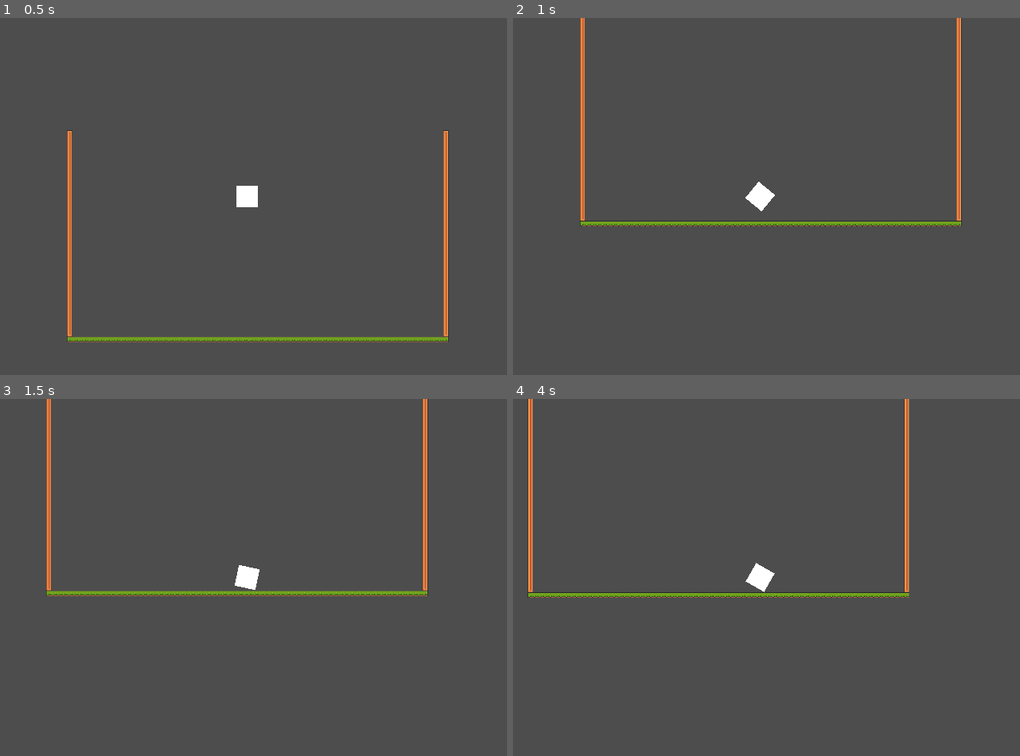
Above: before the commit, frames 1-4 (two rows, left to right).
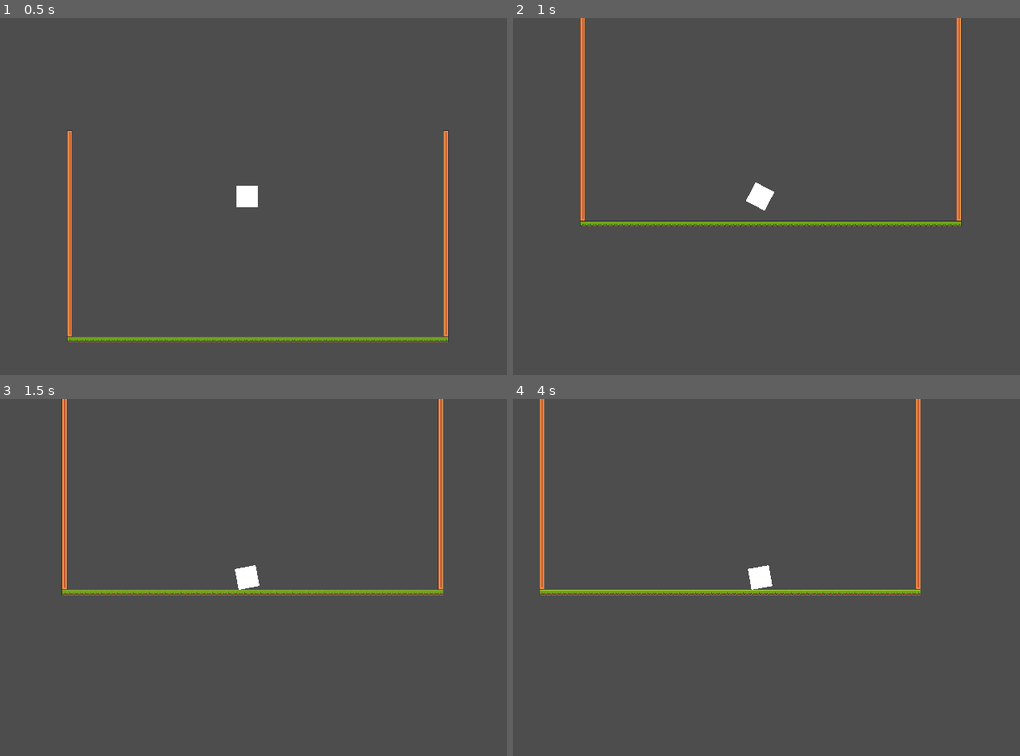
Above: after the commit, the same moments.

Repository: More-Than-Many/2d-platformer-geometry-game
Game: Godot game, scene res://test-level/test-level.tscn
Same seed, same stepped clock (60 frames per second), same inputs: the game is played once before the commit and once after it.
Inputs:
- Up to frame 1 (0.5 s): no input
- Up to frame 2 (1 s): hold D (right) from 0.53 s (still down)
- Up to frame 3 (1.5 s): release D (right) at 1.28 s; hold A (left) from 1.28 s (still down)
- Up to frame 4 (4 s): release A (left) at 2.03 s; hold D (right) 2.03-3.53 s; hold A (left) from 3.53 s (still down)

Frame 1 is identical in both runs. In frame 2, less than 0.1% of the frame differs, in the area x 45-52%, y 45-55%; in frame 3, 3.3%; in frame 4, 4.0%, in the area x 2-81%, y 0-56%.

Commit message:
Speed Adjusted

Diff:
--- a/test-player/test_player.gd
+++ b/test-player/test_player.gd
@@ -1,6 +1,6 @@
 extends RigidBody2D
 
-@export var base_torque_force := 16000.0
+@export var base_torque_force := 12000.0
 
 var input_direction : float
 
@@ -11,9 +11,8 @@
 
 func _physics_process(_delta: float) -> void:
 	input_direction = Input.get_axis("left", "right")
-	current_torque_force = lerp(current_torque_force, input_direction * base_torque_force, 0.3)
+	current_torque_force = lerp(current_torque_force, input_direction * base_torque_force, 0.5)
 
 	apply_torque(current_torque_force)
-	print(current_torque_force)
 
 	angular_velocity = clamp(angular_velocity, -PI, PI)
